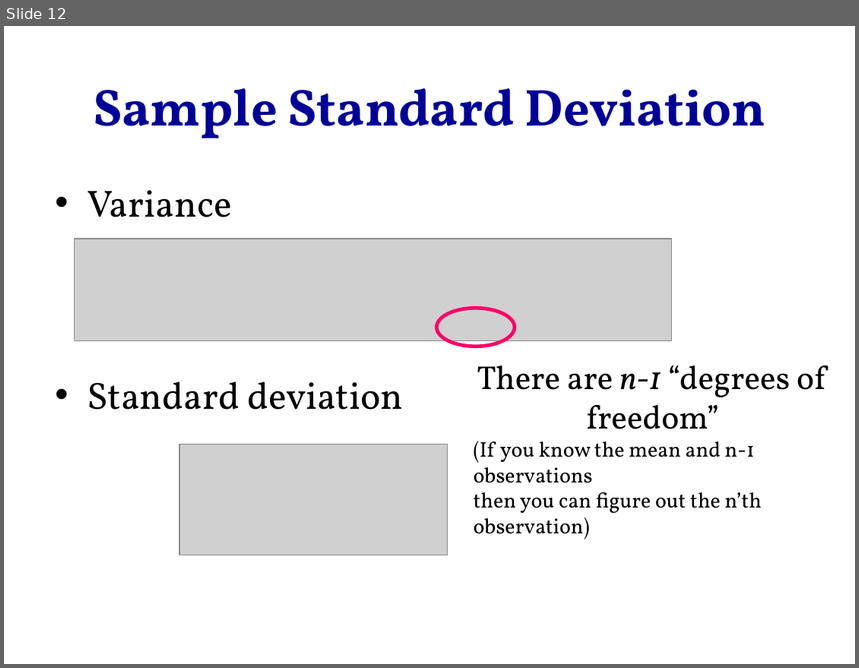
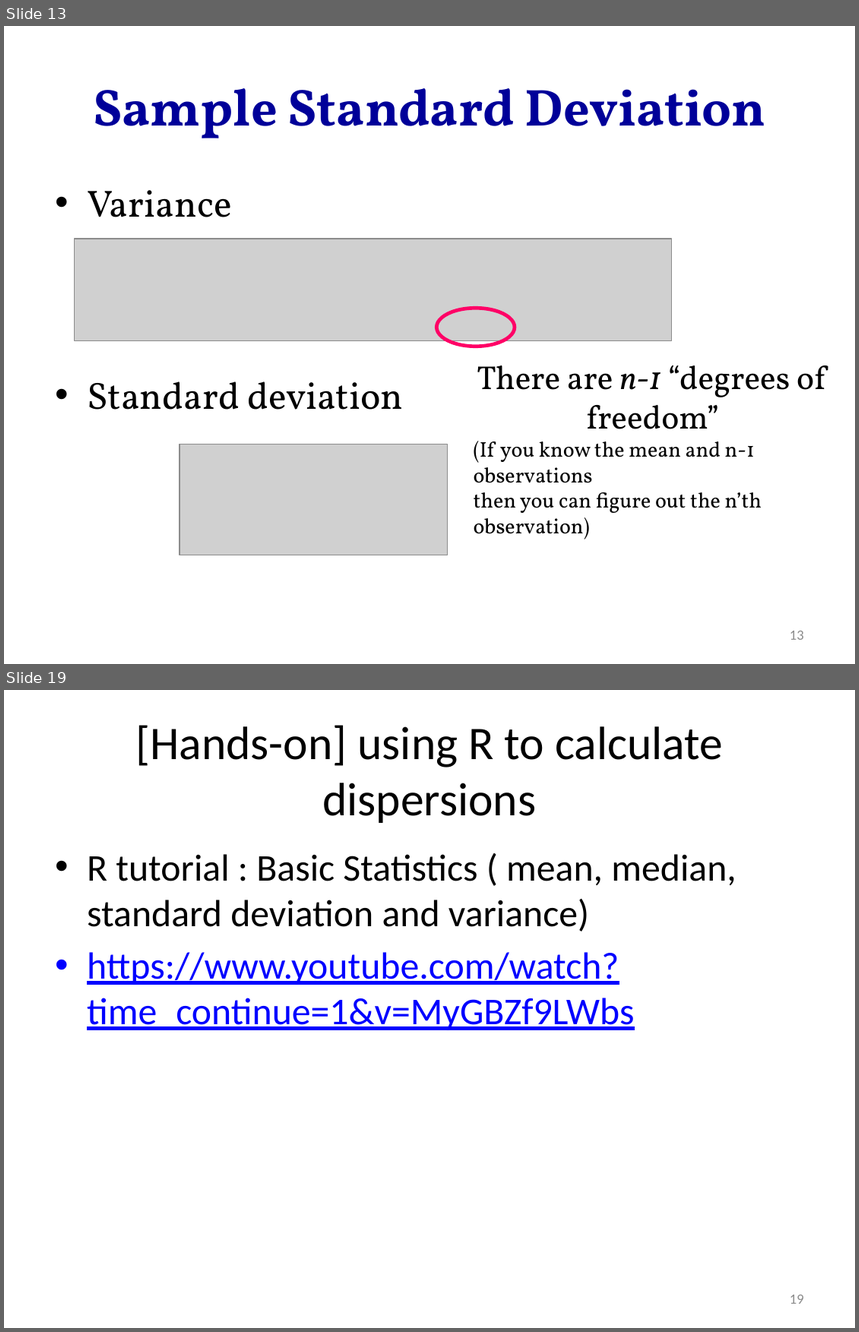
Before and after one commit to hejibo/Psychological-Statistics, a slide deck: Lecture 3- Measure of Dispersion/Lecture 3- Measure of Dispersion.pptx. Shown one above the other, each under a label of ours: slide 12 before the commit, slides 13 and 19 after it; the slides between them are not shown. The pictures are 859x668 and 859x1332 pixels, drawn with LibreOffice and Linux fonts; fonts in the diff are those of the drawing; grey boxes stand for pictures. Boxes give left, top, right and bottom in pixels: in the first picture for what was removed or moved away, otherwise in the second. Text is boxed around its words. In the diff, an @@ line names an element or a change of style, - is before the commit and + after.

Commit message:
update on lecture 3-measure of dispersions

```diff
--- a/Lecture 3- Measure of Dispersion/Lecture 3- Measure of Dispersion.pptx
+++ b/Lecture 3- Measure of Dispersion/Lecture 3- Measure of Dispersion.pptx
@@ slide 19 added at bbox=[4, 690, 855, 1328], background #FFFFFF @@
@@ title added at bbox=[135, 725, 723, 823], 39.6 pt, text #000000 @@
+[Hands-on] using R to calculate dispersions
@@ text added at bbox=[87, 854, 736, 1030], 32 pt, text #000000 @@
+• R tutorial : Basic Statistics ( mean, median, standard deviation and variance)
+• https://www.youtube.com/watch?time_continue=1&v=MyGBZf9LWbs
@@ page number added at bbox=[790, 1295, 804, 1304], 12 pt, text #8C8C8C @@
+19
@@ what was slide 12 is now slide 13 @@
@@ slide 13 changed as well @@
@@ page number added at bbox=[790, 631, 804, 640], 12 pt, text #8C8C8C @@
+13
```
Also in this commit, not shown: 11 other slides changed, 8 other slides added, 13 other files.
